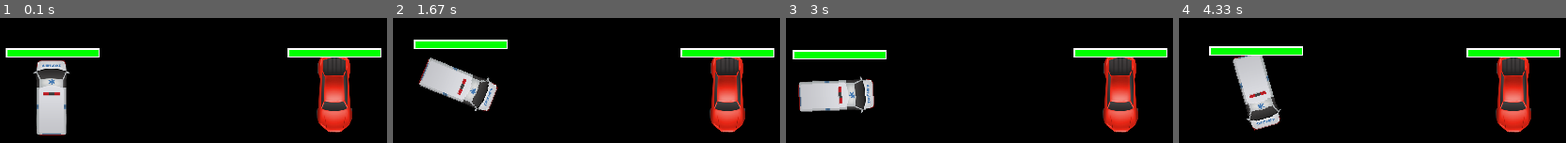
Above: before the commit, frames 1-4 (left to right).
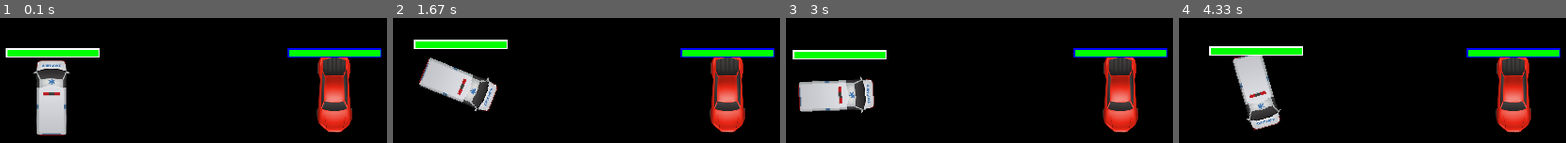
Above: after the commit, the same moments.

Repository: vhawley/paradigms-final
Game: pygame game, started from pygamefinal.py
The game is run twice, just before and just after one commit, with the same random seed, the same clock (stepped at 60 frames per second) and the same inputs. The source is Python 2; it was converted automatically to run under Python 3.
Inputs:
- Up to frame 1 (0.1 s): no input
- Up to frame 2 (1.67 s): hold Right 0.33-0.8 s; hold Up 0.83-1.13 s; hold Right 1.17-1.63 s
- Up to frame 3 (3 s): hold Left 1.67-2.2 s; hold Down 2.23-2.53 s; hold Left 2.57-2.97 s
- Up to frame 4 (4.33 s): hold Up 3-3.37 s; hold Right 3.4-4.03 s; hold Down from 4.07 s (still down)

The runs differ from the first frame. In frame 1, 0.6% of the frame differs, in the area x 74-99%, y 24-32%; in frame 2, 0.6%; in frame 3, 0.6%; in frame 4, 0.6%.

Commit message:
Very early version of networked game working.  Many many bugs that need fixing.

Diff:
--- /dev/null
+++ b/client.py
@@ -0,0 +1,150 @@
+from twisted.internet.protocol import Factory
+from twisted.internet.protocol import ClientFactory
+from twisted.protocols.basic import LineReceiver
+from twisted.internet import reactor
+
+import sys
+import os
+import thread
+
+import pygame
+from math import *
+from pygame.locals import *
+
+class Player(pygame.sprite.Sprite):
+	def __init__(self, gs=None, number=0, x=0, y=0, angle=0):
+		self.gs = gs
+		self.x = x
+		self.y = y
+		self.angle = angle
+		self.maxhealth = 32.0
+		self.health = self.maxhealth
+		self.number = number
+
+		self.baseimage = pygame.transform.scale(pygame.image.load("cars/" + self.gs.cars[self.number]),(100,100))
+		self.image = pygame.transform.rotate(self.baseimage, self.angle + 90)
+		self.rect = self.image.get_rect()
+		self.rect = self.rect.move(x, y)
+		self.rect = self.rect.move(self.rect.width / -2, self.rect.height / -2)
+
+	def tick(self):
+		self.image = pygame.transform.rotate(self.baseimage, self.angle + 90)
+		self.rect = self.image.get_rect()
+		self.rect = self.rect.move(self.x, self.y)
+		self.rect = self.rect.move(self.rect.width / -2, self.rect.height / -2)
+
+
+class GameSpace:
+	def __init__(self, lr, number):
+		self.players = list()
+		self.lr = lr
+		self.playernumber = number
+		self.cars = ["ambulance.png", "audi.png", "blackviper.png", "car.png", "minitruck.png", "minivan.png", "police.png", "taxi.png", "truck.png"]
+
+	def main(self):
+		# 1) basic init
+		pygame.init()
+		pygame.mixer.init()
+		self.debug = 0
+		self.size = self.width, self.height = 800, 600
+
+		self.black = 0, 0, 0
+
+		self.screen = pygame.display.set_mode(self.size)
+
+		self.powerups = list()
+
+		self.trackedinputs = [K_UP, K_DOWN, K_LEFT, K_RIGHT]
+
+		self.keysheld = {}
+		for tinput in self.trackedinputs:
+			self.keysheld[tinput] = 0
+		self.tickrate = 60
+
+		# 2) set up game objects
+		self.clock = pygame.time.Clock()
+
+
+		# 3) start game loop
+		while 1:
+			# 4) regulate tick speed
+			self.clock.tick(self.tickrate)
+
+			# 5) handle user input events
+			for event in pygame.event.get():
+				print "test"
+				# send relevant player inputs to server for processing
+				if (event.type == KEYDOWN) or (event.type == KEYUP):
+					if (event.key in self.trackedinputs):
+						# only relevant inputs need to be sent to server
+						print "INPUT," + str(self.playernumber) + "," + str(event.type) + "," + str(event.key)
+						self.lr.sendLine("INPUT," + str(self.playernumber) + "," + str(event.type) + "," + str(event.key))
+						if (event.type == KEYDOWN):
+							self.keysheld[event.key] = 1
+						elif (event.type == KEYUP):
+							self.keysheld[event.key] = 0
+				if event.type == pygame.QUIT:
+					sys.exit()
+
+			# 6) ongoing behavior
+			for player in self.players:
+				print "test2"
+				player.tick()
+
+			self.screen.fill(self.black)
+			for player in self.players:
+				self.screen.blit(player.image, player.rect)
+				healthpct = float(player.health) / player.maxhealth
+				healthrect = Rect(player.x - 48, player.y - 48, healthpct * 97, 7)
+				healthborder = Rect(player.x - 50, player.y - 50, 100, 10)
+				if self.playernumber == player.number:
+					pygame.draw.rect(self.screen,(255,255,255), healthborder, 2)
+				else:
+					pygame.draw.rect(self.screen,(0,0,255), healthborder, 2)
+				if (healthpct < 0.20):
+					pygame.draw.rect(self.screen,(255,0,0), healthrect, 0)
+				else:
+					pygame.draw.rect(self.screen,(0,255,0), healthrect, 0)
+			pygame.display.flip()
+
+##################################################
+
+class BumperClient(LineReceiver):
+	def __init__(self):
+		self.state = "WAITING"
+		self.playernumber = -1
+		self.gs = None
+	def lineReceived(self, line):
+		line = line.strip()
+		if (self.state == "WAITING"):
+			self.playernumber = int(line)
+			self.state = "READY"
+			self.gs = GameSpace(self, self.playernumber)
+		elif (self.state == "READY" and line == "START"):
+			thread.start_new_thread(self.gs.main, ())
+			self.state = "PLAYING"
+		elif (self.state == "PLAYING"):
+			line = line.strip().split(',')
+			if line[0] == "PLAYER":
+				if (len(self.gs.players) >= int(line[1])):
+					self.gs.players.append(Player(self.gs, int(line[1]), float(line[2]), float(line[3]), float(line[4])))
+				else:
+					self.gs.players[int(line[1])].x = float(line[2])
+					self.gs.players[int(line[1])].y = float(line[3])
+					self.gs.players[int(line[1])].angle = float(line[4])
+				self.gs.players[int(line[1])].health = float(line[5])
+				self.gs.players[int(line[1])].maxhealth = float(line[6])
+
+
+class BumperClientFactory(ClientFactory):
+	def buildProtocol(self, addr):
+		newconn = BumperClient()
+		return newconn
+
+##################################################
+
+myfactory = BumperClientFactory()
+
+reactor.connectTCP('localhost', 26482, myfactory)
+
+reactor.run()
--- a/pygamefinal.py
+++ b/pygamefinal.py
@@ -104,7 +104,11 @@
 
 	def detectCollisions(self):
 		for i in range(0,len(self.players)-1):
+			if (self.players[i].health <= 0): #skip dead players
+				continue
 			for j in range(i+1,len(self.players)):
+				if (self.players[j].health <= 0): #skip dead players
+					continue
 				distance = self.getDistanceDifference(self.players[i],self.players[j])
 				if (distance < 75): # maximum distance difference that could be collision
 					totalspeed = abs(float(self.players[i].speed + self.players[j].speed))
@@ -113,8 +117,12 @@
 						self.players[i].hit = 1
 						self.players[j].hit = 1
 
-						self.players[i].collisionangle = (float(self.players[j].speed) / totalspeed) * self.players[j].angle + (float(self.players[i].speed) / totalspeed) * self.players[i].angle
-						self.players[j].collisionangle = 360 - (float(self.players[j].speed) / totalspeed) * self.players[j].angle + (float(self.players[i].speed) / totalspeed) * self.players[i].angle
+						if (self.players[i].speed > self.players[j].speed):
+							self.players[i].collisionangle = self.getAngleOfImpact(self.players[i],self.players[j])
+							self.players[j].collisionangle = 360 - self.getAngleOfImpact(self.players[i],self.players[j])
+						else:
+							self.players[i].collisionangle = 360 - self.getAngleOfImpact(self.players[i],self.players[j])
+							self.players[j].collisionangle = self.getAngleOfImpact(self.players[i],self.players[j])
 
 						self.players[i].health = self.players[i].health - max(1,abs(self.players[j].speed))
 						self.players[j].health = self.players[j].health - max(1,abs(self.players[i].speed))
@@ -123,9 +131,7 @@
 						self.players[j].speed = 0.5 * totalspeed
 
 						closerdistance = 75 - distance
-					angledifference = self.getAngleDifference(self.players[i],self.players[j])
-					impactangle = self.getAngleOfImpact(self.players[i],self.players[j])
-					print angledifference, impactangle
+						print self.getAngleOfImpact(self.players[i],self.players[j])
 
 
 
@@ -194,15 +200,19 @@
 			#draw background
 			#draw players
 			for player in self.players:
-				self.screen.blit(player.image, player.rect)
-				healthborder = Rect(player.x - 50, player.y - 50, 100, 10)
-				healthpct = float(player.health) / player.maxhealth
-				healthrect = Rect(player.x - 48, player.y - 48, healthpct * 97, 7)
-				pygame.draw.rect(self.screen,(255,255,255), healthborder, 2)
-				if (healthpct < 0.20):
-					pygame.draw.rect(self.screen,(255,0,0), healthrect, 0)
-				else:
-					pygame.draw.rect(self.screen,(0,255,0), healthrect, 0)
+				if (player.health > 0):
+					self.screen.blit(player.image, player.rect)
+					healthpct = float(player.health) / player.maxhealth
+					healthrect = Rect(player.x - 48, player.y - 48, healthpct * 97, 7)
+					healthborder = Rect(player.x - 50, player.y - 50, 100, 10)
+					if self.playernumber == player.number:
+						pygame.draw.rect(self.screen,(255,255,255), healthborder, 2)
+					else:
+						pygame.draw.rect(self.screen,(0,0,255), healthborder, 2)
+					if (healthpct < 0.20):
+						pygame.draw.rect(self.screen,(255,0,0), healthrect, 0)
+					else:
+						pygame.draw.rect(self.screen,(0,255,0), healthrect, 0)
 			#draw powerups
 			#draw etc
 			pygame.display.flip()
--- a/server.py
+++ b/server.py
@@ -1,47 +1,231 @@
 from twisted.internet.protocol import Factory
 from twisted.internet.protocol import ClientFactory
-from twisted.internet.protocol import Protocol
+from twisted.protocols.basic import LineReceiver
 from twisted.internet import reactor
 
-class Game(Protocol):
-    def __init__(self,players):
-        self.players = players
+import sys
+import os
+import thread
+
+import pygame
+from math import *
+from pygame.locals import *
+
+class Player(pygame.sprite.Sprite):
+	def __init__(self, gs=None, number=0, x=0, y=0, angle=0):
+		self.gs = gs
+		self.x = x
+		self.y = y
+		self.angle = angle
+		self.collisionangle = self.angle
+		self.number = number
+		self.speed = 0
+		self.acceleration = 3
+		self.maxspeed = 8
+		self.maxhealth = 32.0
+		self.health = self.maxhealth
+		self.hit = 0
+
+	def tick(self):
+		if (self.hit == 1):
+			self.speed = self.speed - 0.75 * float(self.acceleration) / float(self.gs.tickrate)
+			if (self.speed <= 0):
+				self.hit = 0
+			deltax = self.speed * -1 * cos(radians(self.collisionangle))
+			deltay = self.speed * sin(radians(self.collisionangle))
+			if (not (self.x + deltax > self.gs.width - 20 or self.x + deltax < 20)):
+				self.x = self.x + deltax
+				if (self.gs.debug == 0):
+					self.rect = self.rect.move(deltax, 0)
+			if (not (self.y + deltay > self.gs.height - 20 or self.y + deltay < 20)):
+				self.y = self.y + deltay
+				if (self.gs.debug == 0):
+					self.rect = self.rect.move(0, deltay)
+
+		else:
+			if (self.gs.keysheld[self.number][K_UP] == 1): #accelerate forward
+				if (self.speed < 0):
+					self.speed = min(self.speed + 2 * float(self.acceleration) / float(self.gs.tickrate), 0)
+				elif (self.speed >= 0):
+					self.speed = min(self.speed + float(self.acceleration) / float(self.gs.tickrate), self.maxspeed)
+			if (self.gs.keysheld[self.number][K_DOWN] == 1): #brakes/reverse
+				if (self.speed <= 0):
+					self.speed = max(self.speed - float(self.acceleration) / float(self.gs.tickrate), -1 * self.maxspeed)
+				elif (self.speed > 0):
+					self.speed = max(self.speed - 2 * float(self.acceleration) / float(self.gs.tickrate), 0)
+			elif (self.gs.keysheld[self.number][K_UP] == 0): #slow down
+				if (self.speed < 0):
+					self.speed = min(self.speed + 0.75 * float(self.acceleration) / float(self.gs.tickrate), 0)
+				elif (self.speed > 0):
+					self.speed = max(self.speed - 0.75 * float(self.acceleration) / float(self.gs.tickrate), 0)
+			if (self.gs.keysheld[self.number][K_LEFT] == 1): #turn left
+				if (self.speed >= 0):
+					self.angle = (self.angle + 2) % 360
+				else:
+					self.angle = (self.angle - 2) % 360
+
+			if (self.gs.keysheld[self.number][K_RIGHT] == 1): #turn right
+				if (self.speed >= 0):
+					self.angle = (self.angle - 2) % 360
+				else:
+					self.angle = (self.angle + 2) % 360
+
+			deltax = self.speed * -1 * cos(radians(self.angle))
+			deltay = self.speed * sin(radians(self.angle))
+			if (not (self.x + deltax > self.gs.width - 20 or self.x + deltax < 20)):
+				self.x = self.x + deltax
+
+			if (not (self.y + deltay > self.gs.height - 20 or self.y + deltay < 20)):
+				self.y = self.y + deltay
+
+
+class GameSpace:
+	def __init__(self, factory):
+		self.factory = factory
+		self.players = list()
+		self.cars = ["ambulance.png", "audi.png", "blackviper.png", "car.png", "minitruck.png", "minivan.png", "police.png", "taxi.png", "truck.png"]
+
+	def getDistanceDifference(self, p1, p2): # returns distance between two player cars in pixels
+		dif = sqrt(pow(p1.x-p2.x,2) + pow(p1.y-p2.y,2))
+		return dif
+
+	def getAngleDifference(self, p1, p2): # returns mathematically difference of two car angles (in degrees)
+		return p1.angle - p2.angle
+
+	def getAngleOfImpact(self, p1, p2): # returns angle of straight line between two cars (in degrees)
+		return degrees(atan2(p1.y-p2.y, p1.x-p2.x))
+
+	def detectCollisions(self):
+		for i in range(0,len(self.players)-1):
+			for j in range(i+1,len(self.players)):
+				distance = self.getDistanceDifference(self.players[i],self.players[j])
+				if (distance < 75): # maximum distance difference that could be collision
+					totalspeed = abs(float(self.players[i].speed + self.players[j].speed))
+
+					if (totalspeed > 2 and self.players[i].hit == 0 and self.players[j].hit == 0):
+						self.players[i].hit = 1
+						self.players[j].hit = 1
+
+						if (self.players[i].speed > self.players[j].speed):
+							self.players[i].collisionangle = self.getAngleOfImpact(self.players[i],self.players[j])
+							self.players[j].collisionangle = 360 - self.getAngleOfImpact(self.players[i],self.players[j])
+						else:
+							self.players[i].collisionangle = 360 - self.getAngleOfImpact(self.players[i],self.players[j])
+							self.players[j].collisionangle = self.getAngleOfImpact(self.players[i],self.players[j])
+						self.players[i].health = self.players[i].health - max(1,abs(self.players[j].speed))
+						self.players[j].health = self.players[j].health - max(1,abs(self.players[i].speed))
+
+						self.players[i].speed = 0.5 * totalspeed
+						self.players[j].speed = 0.5 * totalspeed
+
+						closerdistance = 75 - distance
+					angledifference = self.getAngleDifference(self.players[i],self.players[j])
+					impactangle = self.getAngleOfImpact(self.players[i],self.players[j])
+
+
+
+
+	def main(self):
+		# 1) basic init
+		pygame.init()
+		#pygame.mixer.init()
+		self.debug = 0
+		self.size = self.width, self.height = 800, 600
+
+		self.black = 0, 0, 0
+
+		#self.screen = pygame.display.set_mode(self.size)
+
+		self.powerups = list()
+
+		self.trackedinputs = [K_UP, K_DOWN, K_LEFT, K_RIGHT]
+
+
+		#get playernumber from server after connecting
+
+		self.keysheld = list()
+		for player in self.players:
+			self.keysheld.append(dict())
+			for key in self.trackedinputs:
+				self.keysheld[player.number][key] = 0
+		self.tickrate = 60
+
+		# 2) set up game objects
+		self.clock = pygame.time.Clock()
+
+
+		# 3) start game loop
+		while 1:
+			# 4) regulate tick speed
+			self.clock.tick(self.tickrate)
+
+			# 6) ongoing behavior
+			for player in self.players:
+				player.tick()
+			self.detectCollisions()
+
+
+			for player in self.players:
+				for client in self.factory.clients:
+					client.sendLine("PLAYER," + str(player.number) + "," + str(player.x) + "," + str(player.y) + "," + str(player.angle) + "," + str(player.health) + "," + str(player.maxhealth))
+
+			# get new messages from server and update player states
+
+
+class GameLineReceiver(LineReceiver):
+    def __init__(self,factory,gs):
         self.name = None
+	self.factory = factory
+        self.gs = gs
         self.state = "ADDPLAYER"
 
     def connectionMade(self):
-        ## prompt player to add player info (i.e name?)
-
+	if self.state == "ADDPLAYER":
+            self.handle_ADDPLAYER()
+        else:
+            self.handle_PLAY()
 
     def connectionLost(self,reason):
-        if self.name in self.users:
-            del self.users[self.name]
-
-    def dataReceived(self,data):
-        if self.state == "ADDPLAYER":
-            self.handle_ADDPLAYER(data)
-
-        else:
-            self.handle_PLAY(data)
-
-    def handle_ADDPLAYER(self,data):
+	print "connection lost. remove player from game"
+
+    def lineReceived(self, line):
+    	print line
+	line = line.strip().split(',')
+	if line[0] == "INPUT":
+		playnum = int(line[1])
+		keyevent = int(line[2])
+		key = int(line[3])
+		self.gs.keysheld[playnum][key] = -1 * (keyevent - 3) #1 if 2, 0 if 3
+
+    def handle_ADDPLAYER(self):
         ## data received is used for creating a new player in the game
         ## set name
-        self.users[name] = self
-        self.state = "PLAY"
-
-    def handle_PLAY(self,data):
-        for name, protocol in self.users.iteritems():
-            if protocol != self:
-                protocol.transport.write(data)
-
+        if (len(self.gs.players) == 0):
+        	self.gs.players.append(Player(self.gs, len(self.gs.players), len(self.gs.players) / 8 * 700, 300, 270))
+        elif (len(self.gs.players) >= 1):
+        	self.gs.players.append(Player(self.gs, len(self.gs.players), len(self.gs.players) / 8 * 700, 300, 270))
+        	self.state = "PLAY"
+        	thread.start_new_thread(self.gs.main, ())
+        self.sendLine(str(len(self.gs.players) - 1))
+	if (len(self.gs.players) >= 2):
+		for client in self.factory.clients:
+			client.sendLine("START")
+
+    def handle_PLAY(self):
+    	if (len(self.gs.players) >= 0 and len(self.gs.players) < 8):
+        	self.gs.players.append(Player(self.gs, len(self.gs.players), len(self.gs.players) / 8 * 700, 300, 270))
+        	self.sendLine(str(len(self.gs.players) - 1))
+        else:
+		self.sendLine("-1") #cannot join game... full
 
 class GameFactory(Factory):
     def __init__(self):
-        self.players = {}
+        self.gs = GameSpace(self)
+	self.clients = list()
 
     def buildProtocol(self,addr):
-        return Game(self.players)
-
-reactor.listenTCP(9001, GameFactory())
+	self.clients.append(GameLineReceiver(self, self.gs))
+        return self.clients[len(self.clients)-1]
+
+reactor.listenTCP(26482, GameFactory())
 reactor.run()
